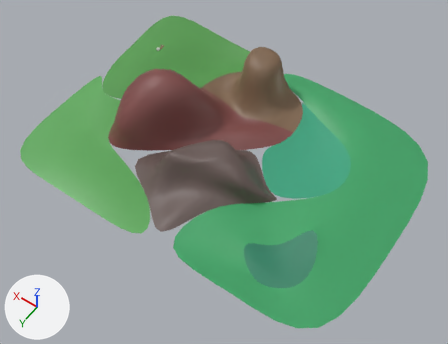
An edit to the Blender file Blender/Scenes/BattleLand.blend, drawn before and after from the same camera.
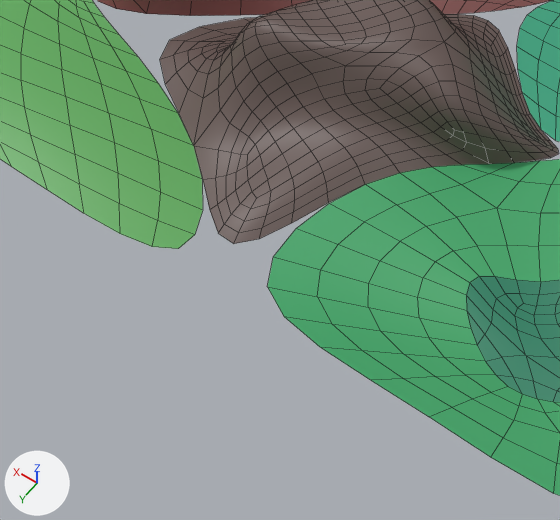
Each version appears first whole from a 50 mm camera at (-583.0, 835.0, 1167.0) aimed at (-55.0, 95.0, 4.0), and next in a close-up on the part from 17% to 62% of the width and 42% to 96% of the height. Lighting does not change. The marker at lower left points along +X, +Y and +Z. The first two pictures are the older version. The close-ups show mesh edges as thin lines.
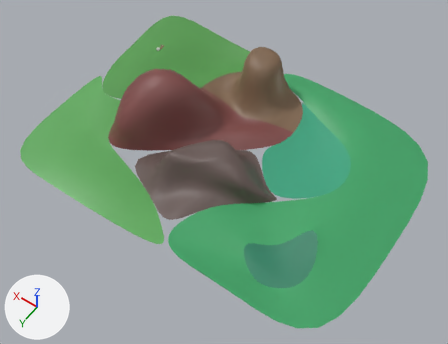
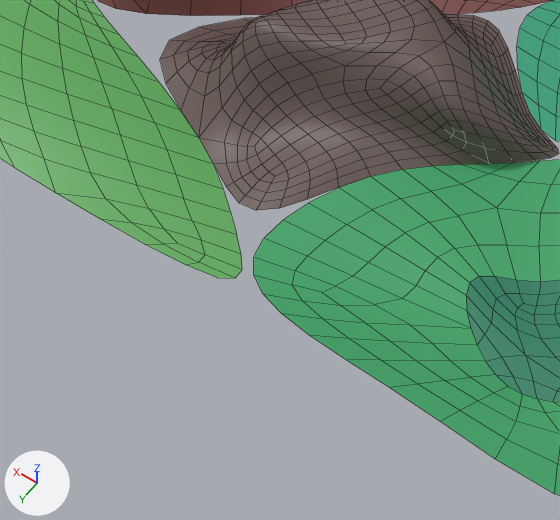
Where the change shows, as pixel boxes (x1, y1, x2, y2) in the close-ups (560 x 520 px; the box of a moved part takes in the faces that stretch with it):
'Circle.009', reshaped
    before: (160, 0, 559, 244)
    after: (160, 0, 559, 210)
'Circle.012', reshaped
    before: (267, 159, 560, 496)
    after: (254, 159, 560, 496)
'Circle.011', reshaped
    before: (0, 0, 203, 249)
    after: (0, 0, 242, 278)
part 1 of me_circle_009, moved or reshaped
    before: (194, 107, 365, 244)
    after: (199, 106, 370, 210)
part 2 of me_circle_011, built on
    before: (21, 80, 203, 249)
    after: (22, 79, 242, 278)
part 3 of me_circle_014, built on
    before: (267, 185, 504, 417)
    after: (254, 176, 505, 421)

What changed in the scene script:
```text
Change me_circle_009:
    used by ob_circle_009; location = (-27.3, 145.1, 24.5)
    remove me_circle_009.from_pydata(...)  # 34 vertices, 26 faces; spans x -190.0..224.0, y -165.0..210.0, z -36.0..98.0
    add me_circle_009.from_pydata(...)  # 34 vertices, 26 faces; spans x -190.0..224.0, y -165.0..166.0, z -36.0..98.0
    me_circle_009 part 1
    me_circle_009.vertices[8].co: (-16.0, 210.0, -29.0) -> (-16.0, 166.0, -12.0)
    me_circle_009.vertices[17].co: (-6.0, 166.0, -8.0) -> (-6.0, 121.0, -8.0)
Change me_circle_011:
    used by ob_circle_011; location = (248.5, 214.9, -2.7)
    verts and faces of me_circle_011; kept vertices keep their numbers, new ones are numbered from 15
    before: 0 (-209.0, 27.0, -2.0), 1 (-292.0, 140.0, -2.0), 7 (-127.0, 140.0, -2.0), 10 (-47.0, 80.0, 20.0)
    remove me_circle_011.from_pydata(...)  # 15 vertices, 8 faces; spans x -292.0..177.0, y -253.0..140.0, z -9.0..20.0
    add me_circle_011.from_pydata(...)  # 16 vertices, 9 faces; spans x -348.0..177.0, y -253.0..140.0, z -9.0..24.0
    me_circle_011 part 2
    add delete_vertices([1])  # with the faces that use them
    add verts[15] = (-348.0, 140.0, 24.0)
    add verts[16] = (-292.0, 96.0, 15.0)
    add faces += [(0, 10, 7, 16), (7, 15, 16)]
Change me_circle_014:
    used by ob_circle_012; location = (-246.9, -7.8, 3.8)
    verts and faces of me_circle_014; kept vertices keep their numbers, new ones are numbered from 30
    before: 0 (204.0, 363.0, -8.0), 2 (161.0, 199.0, 9.0), 20 (51.0, 233.0, 15.0), 23 (15.0, 279.0, 3.0)
    remove me_circle_014.from_pydata(...)  # 30 vertices, 15 faces; spans x -225.0..285.0, y -295.0..363.0, z -43.0..42.0
    add me_circle_014.from_pydata(...)  # 31 vertices, 16 faces; spans x -225.0..285.0, y -295.0..363.0, z -43.0..42.0
    me_circle_014 part 3
    add delete_faces([(0, 23, 20, 2)])
    add verts[0] = (147.0, 363.0, 18.0)  # moved
    add verts[30] = (204.0, 319.0, 9.0)
    add faces += [(0, 23, 30), (2, 30, 23, 20)]
```
